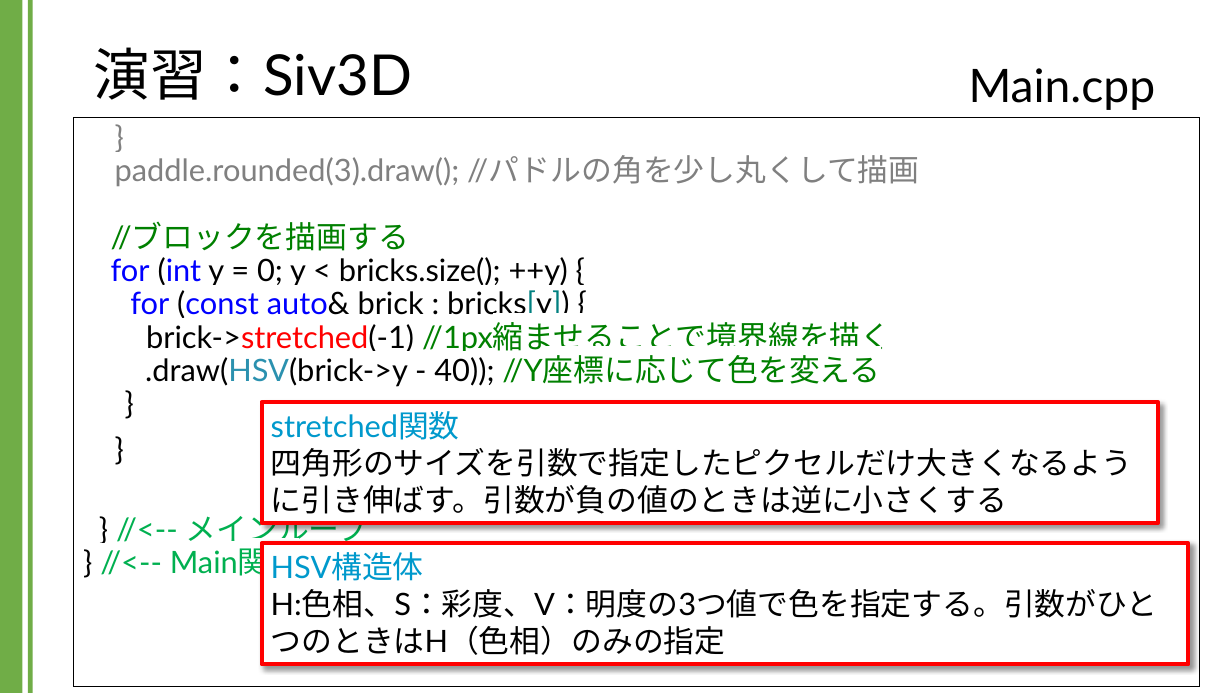
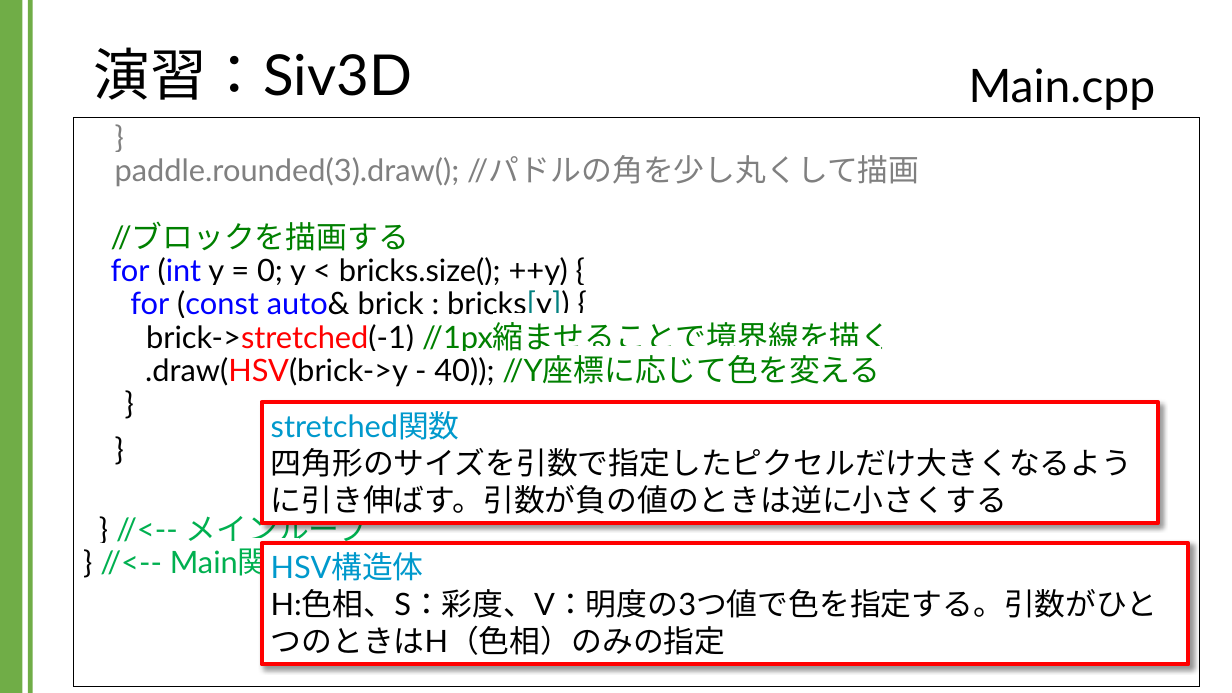
Before and after one commit to kic-murata/cpp2024, a slide deck: slide 47 of 授業資料/演習課題：Siv3D.pptx (slide 46 before the commit). Drawn at 1232x693 pixels with LibreOffice and Linux fonts; fonts in the diff are those of the drawing; background and template pictures are left out. Boxes give left, top, right and bottom in pixels: in the first picture for what was removed or moved away, otherwise in the second. Text is boxed around its words. In the diff, an @@ line names an element or a change of style, - is before the commit and + after.

```diff
--- a/授業資料/演習課題：Siv3D.pptx
+++ b/授業資料/演習課題：Siv3D.pptx
@@ text in rectangle at [111, 155, 919, 387]: text colour #2B91AF to #FF0000 in ".draw(HSV(brick->y" @@
```
Also in this commit, not shown: 9 other slides changed, 2 slides added.
